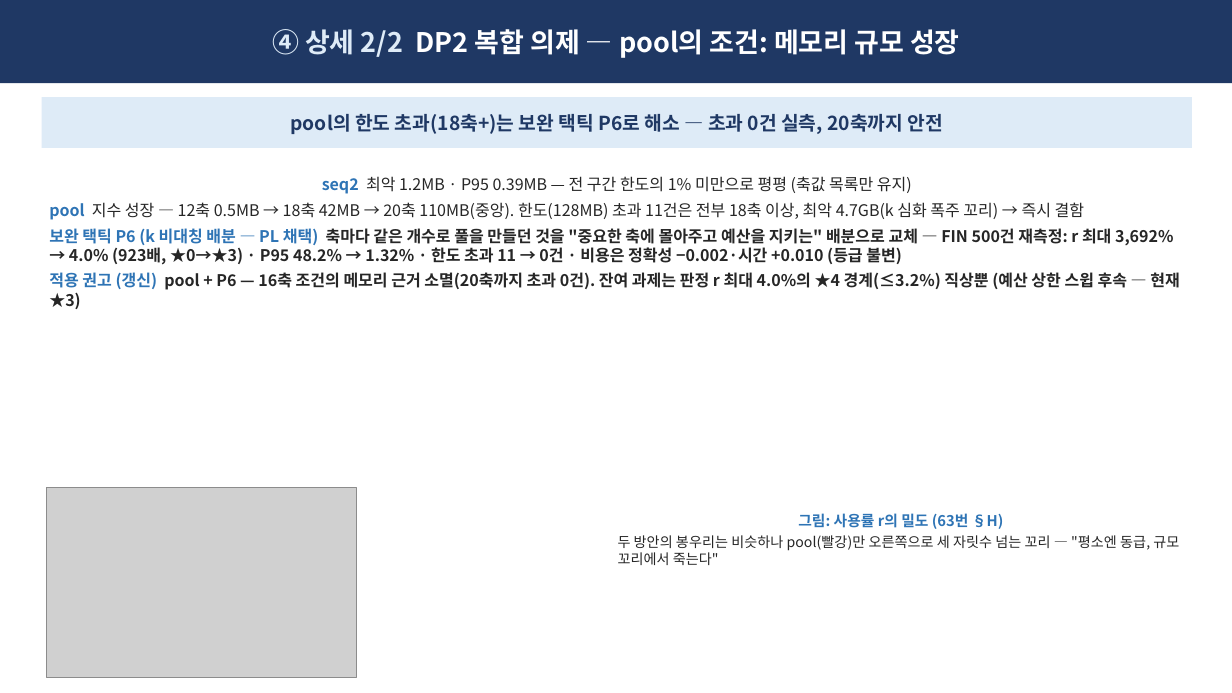
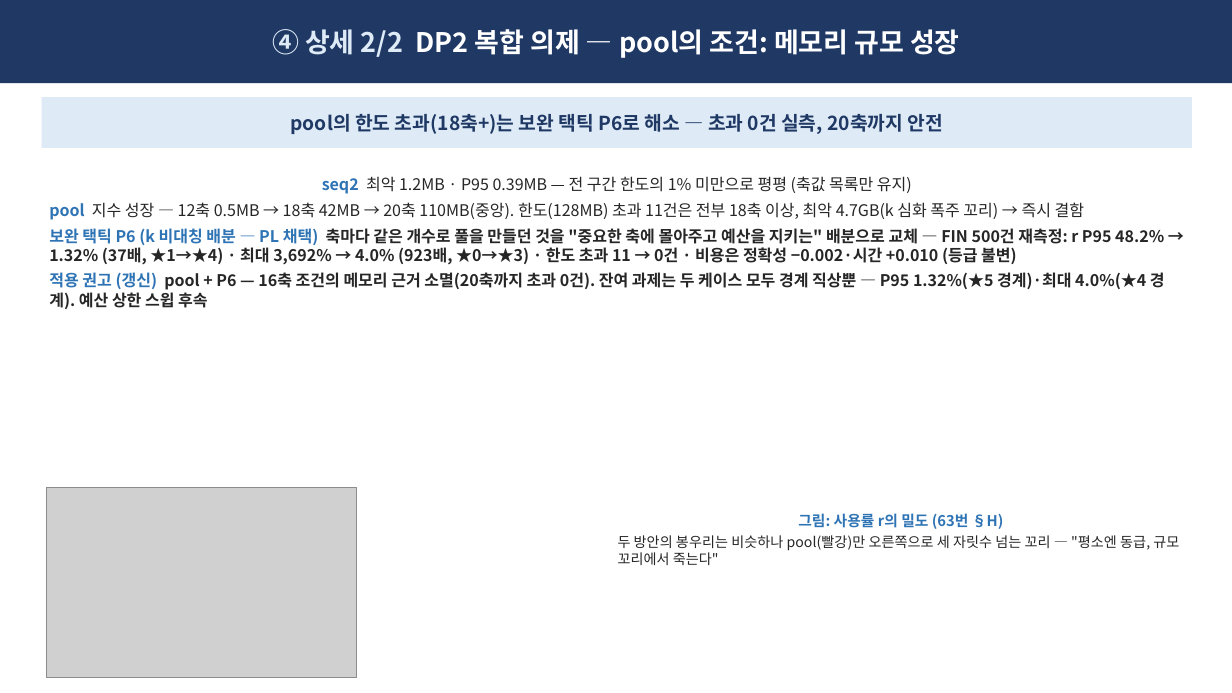
Before and after one commit to Sunwoo-Nam/architect-teamproject, a slide deck: slide 13 of docs/changbae/65-QA-종합-임원보고.pptx. Drawn at 1232x693 pixels with LibreOffice and Linux fonts; fonts in the diff are those of the drawing; grey boxes stand for pictures. Boxes give left, top, right and bottom in pixels: in the first picture for what was removed or moved away, otherwise in the second. Text is boxed around its words. In the diff, an @@ line names an element or a change of style, - is before the commit and + after.

```diff
--- a/docs/changbae/65-QA-종합-임원보고.pptx
+++ b/docs/changbae/65-QA-종합-임원보고.pptx
@@ text at (49,225,1165,309): text changed @@
-보완 택틱 P6 (k 비대칭 배분 — PL 채택) 축마다 같은 개수로 풀을 만들던 것을 "중요한 축에 몰아주고 예산을 지키는" 배분으로 교체 — FIN 500건 재측정: r 최대 3,692% → 4.0% (923배, ★0→★3) · P95 48.2% → 1.32% · 한도 초과 11 → 0건 · 비용은 정확성 −0.002·시간 +0.010 (등급 불변)
-적용 권고 (갱신) pool + P6 — 16축 조건의 메모리 근거 소멸(20축까지 초과 0건). 잔여 과제는 판정 r 최대 4.0%의 ★4 경계(≤3.2%) 직상뿐 (예산 상한 스윕 후속 — 현재 ★3)
+보완 택틱 P6 (k 비대칭 배분 — PL 채택) 축마다 같은 개수로 풀을 만들던 것을 "중요한 축에 몰아주고 예산을 지키는" 배분으로 교체 — FIN 500건 재측정: r P95 48.2% → 1.32% (37배, ★1→★4) · 최대 3,692% → 4.0% (923배, ★0→★3) · 한도 초과 11 → 0건 · 비용은 정확성 −0.002·시간 +0.010 (등급 불변)
+적용 권고 (갱신) pool + P6 — 16축 조건의 메모리 근거 소멸(20축까지 초과 0건). 잔여 과제는 두 케이스 모두 경계 직상뿐 — P95 1.32%(★5 경계)·최대 4.0%(★4 경계). 예산 상한 스윕 후속
```
Also in this commit, not shown: 4 other slides changed, 10 other files.
